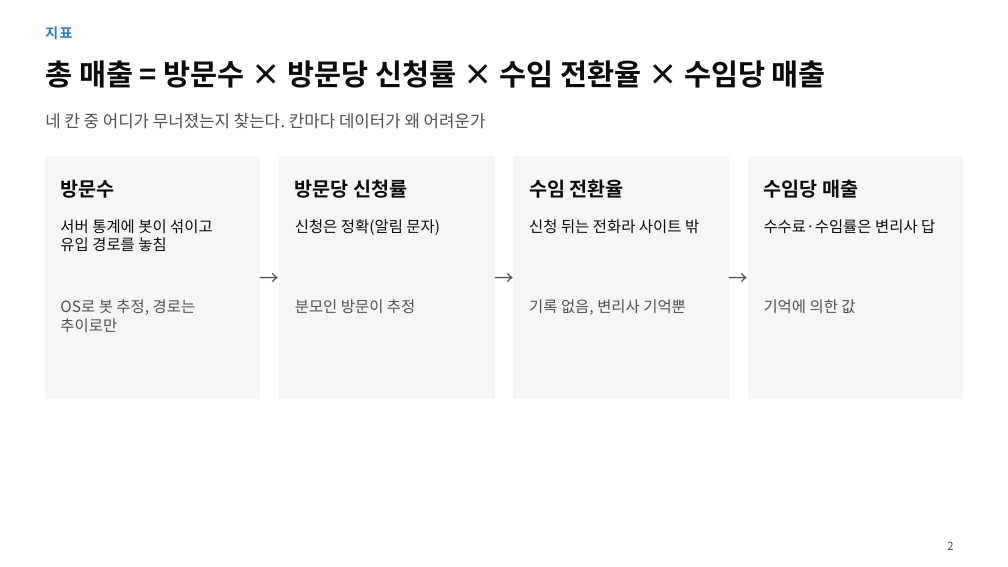
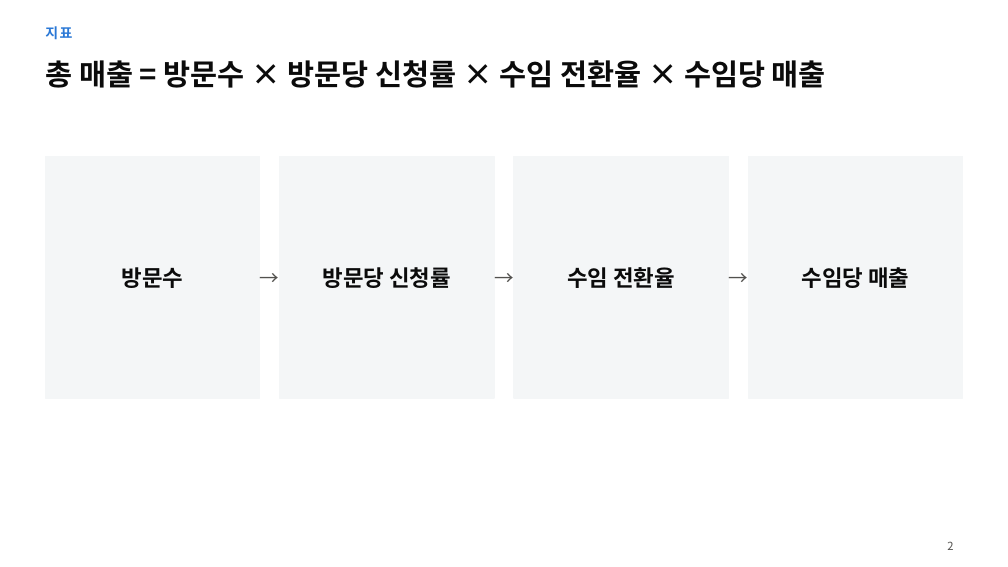
Before and after one commit to mindain/patent-landing-analysis, a slide deck: slide 2 of slides-v3.pptx. Drawn at 1008x567 pixels with LibreOffice and Linux fonts; fonts in the diff are those of the drawing. Boxes give left, top, right and bottom in pixels: in the first picture for what was removed or moved away, otherwise in the second. Text is boxed around its words. In the diff, an @@ line names an element or a change of style, - is before the commit and + after.

```diff
--- a/slides-v3.pptx
+++ b/slides-v3.pptx
@@ text removed at [45, 113, 486, 129] @@
-네 칸 중 어디가 무너졌는지 찾는다. 칸마다 데이터가 왜 어려운가
@@ text "방문수": place and size @@
-text "방문수" at [60, 179, 114, 198]
+text "방문수" at [122, 267, 184, 288]
@@ text "방문당 신청률": place and size @@
-text "방문당 신청률" at [295, 179, 407, 198]
+text "방문당 신청률" at [323, 267, 451, 288]
@@ text "수임 전환율": place and size @@
-text "수임 전환율" at [529, 179, 624, 198]
+text "수임 전환율" at [567, 267, 675, 288]
@@ size 14 to 16 pt; alignment left to centre in 4 elements at [122, 267, 184, 288], [323, 267, 451, 288], [567, 267, 675, 288], [802, 267, 909, 288] @@
@@ text "수임당 매출": place and size @@
-text "수임당 매출" at [764, 179, 858, 198]
+text "수임당 매출" at [802, 267, 909, 288]
@@ text removed at [60, 219, 213, 252] @@
-서버 통계에 봇이 섞이고 유입 경로를 놓침
@@ text removed at [295, 219, 440, 235] @@
-신청은 정확(알림 문자)
@@ text removed at [529, 219, 699, 234] @@
-신청 뒤는 전화라 사이트 밖
@@ text removed at [764, 219, 935, 234] @@
-수수료·수임률은 변리사 답
@@ text removed at [60, 299, 196, 332] @@
-OS로 봇 추정, 경로는 추이로만
@@ text removed at [295, 299, 415, 313] @@
-분모인 방문이 추정
@@ text removed at [529, 299, 686, 315] @@
-기록 없음, 변리사 기억뿐
@@ text removed at [764, 299, 855, 313] @@
-기억에 의한 값
```
Also in this commit, not shown: 2 other slides changed, 2 other files.
